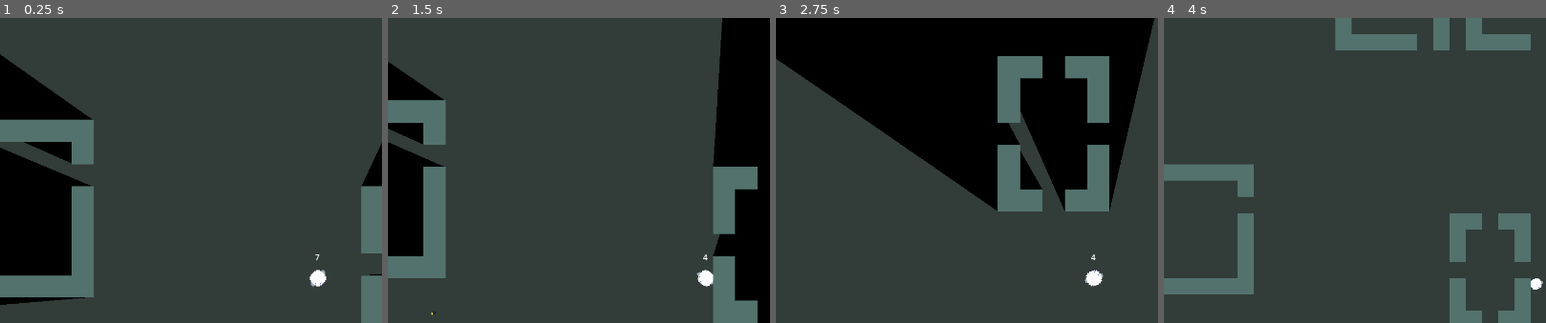
Above: before the commit, frames 1-4 (left to right).
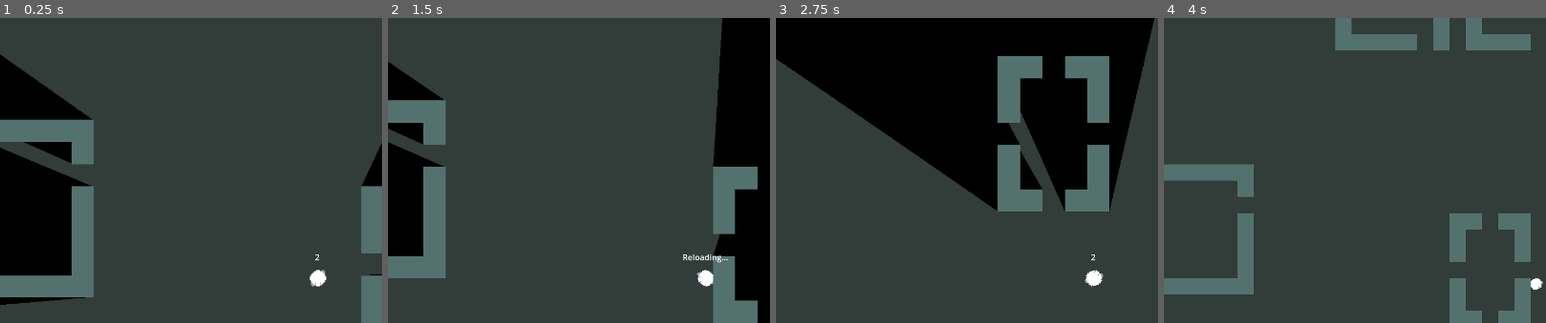
Above: after the commit, the same moments.

Repository: NomadicDaggy/procgen1
Game: Godot game, scene res://scenes/world.tscn
Two runs of this game, one before a commit and one after it. Both use one fixed random seed, a clock stepped at 60 frames per second and the inputs below.
Inputs (mouse positions are % of the whole screen's width and height, from its top left):
- Up to frame 1 (0.25 s): no input
- Up to frame 2 (1.5 s): tap Enter at 0.5 s; move the mouse to (72, 45) at 0.52 s; press the mouse at (72, 45) at 0.53 s; hold D (move_right) 0.53-1.28 s; tap Space at 1.25 s; move the mouse to (30, 55) at 1.27 s; release the mouse at (30, 55) at 1.28 s; hold S (move_down) from 1.28 s (still down); tap Middle mouse button (middle_mouse_btn) at 1.35 s
- Up to frame 3 (2.75 s): move the mouse to (60, 28) at 2.02 s; release S (move_down) at 2.03 s; hold D (move_right) from 2.03 s (still down); tap Mouse wheel down (scroll_down) at 2.1 s
- Up to frame 4 (4 s): move the mouse to (45, 70) at 2.77 s; release D (move_right) at 2.78 s; hold W (move_up) 2.78-3.53 s; tap Mouse wheel up (scroll_up) at 2.85 s; move the mouse to (80, 65) at 3.52 s; hold A (move_left) from 3.53 s (still down); tap C (toggle_camera) at 3.6 s
The pictures show only the part of the screen within x 8-58%, y 7-57%; the shares and areas given below are measured in that part.

The runs differ from the first frame. In frame 1, less than 0.1% of the frame differs, in the area x 82-84%, y 77-80%; in frame 2, 0.2%, in the area x 11-89%, y 77-98%; in frame 3, less than 0.1%; in frame 4, nothing differs.

Commit message:
make default gun weaker to motivate upgrades

Diff:
--- a/scripts/default_gun.gd
+++ b/scripts/default_gun.gd
@@ -1,10 +1,10 @@
 extends Node2D
 
 const BULLET = preload("res://scenes/bullet.tscn")
-const MAG_CAPACITY = 7
 
-var shots_in_mag: int = MAG_CAPACITY
-var round_in_chamber = true
+var mag_capacity: int
+var shots_in_mag: int
+var round_in_chamber: bool
 
 @onready var shot_timer = $ShotTimer
 @onready var shot_light = $ShotLight
@@ -14,6 +14,14 @@
 
 # Called when the node enters the scene tree for the first time.
 func _ready():
+	mag_capacity = 2
+	shots_in_mag = mag_capacity
+	round_in_chamber = true
+
+	reload_timer.wait_time = 1.5
+	shot_timer.wait_time = 0.2
+
+
 	UI.set_player_info_text(str(shots_in_mag))
 	pass
 
@@ -52,7 +60,7 @@
 	UI.set_player_info_text(str(shots_in_mag))
 
 func try_reload():
-	if not reload_timer.is_stopped() or shots_in_mag == MAG_CAPACITY:
+	if not reload_timer.is_stopped() or shots_in_mag == mag_capacity:
 		return
 	reload_timer.start()
 	UI.set_player_info_text("Reloading...")
@@ -65,7 +73,7 @@
 	shot_light.enabled = false
 
 func _on_reload_timer_timeout():
-	shots_in_mag = MAG_CAPACITY
+	shots_in_mag = mag_capacity
 	round_in_chamber = true
 	reload_timer.stop()
 	UI.set_player_info_text(str(shots_in_mag))
